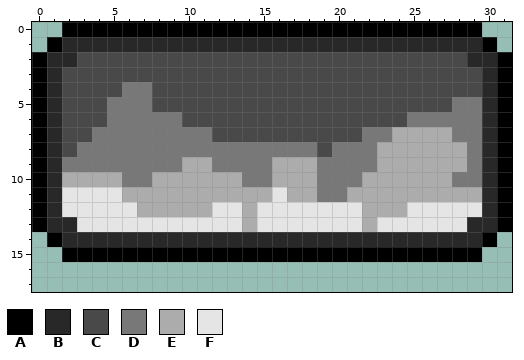
Edited in one commit: pixel-art file (Assets/Arts/GameUI/Canvas_Border_Btn/AllMenuUI/PauseMenu/PausedMenuBorder.aseprite). The picture above is the old version.
300x300 pixels, 1 frame. Colours within 5 levels of each other are drawn and written as one. Shown: x 0..31, y 0..17. The old version is drawn lined up with the new one, on the new canvas.
Palette (. is transparent): A #000000  B #282828  C #494949  D #787878  E #acacac  F #e5e5e5
Pixels before, first column x 0:
 0 ..AAAAAAAAAAAAAAAAAAAAAAAAAAAA..
 1 .ABBBBBBBBBBBBBBBBBBBBBBBBBBBBA.
 2 ABBCCCCCCCCCCCCCCCCCCCCCCCCCCBBA
 3 ABCCCCCCCCCCCCCCCCCCCCCCCCCCCCBA
 4 ABCCCCDDCCCCCCCCCCCCCCCCCCCCCCBA
 5 ABCCCDDDCCCCCCCCCCCCCCCCCCCCDDBA
 6 ABCCCDDDDDCCCCCCCCCCCCCCCDDDDDBA
 7 ABCCDDDDDDDDCCCCCCCCCCDDEEEEDDBA
 8 ABCDDDDDDDDDDDDDDDDCDDDEEEEEEDBA
 9 ABDDDDDDDDEEDDDDEEEDDDDEEEEEEDBA
10 ABEEEEDDEEEEEEDDEEEDDDEEEEEEDDBA
11 ABFFFFEEEEEEEEEEFEEDDEEEEEEEEEBA
12 ABFFFFFEEEEEFFEFFFFFFFEEEFFFFFBA
13 ABBFFFFFFFFFFFEFFFFFFFEFFFFFFBBA
14 .ABBBBBBBBBBBBBBBBBBBBBBBBBBBBA.
15 ..AAAAAAAAAAAAAAAAAAAAAAAAAAAA..
After the commit:
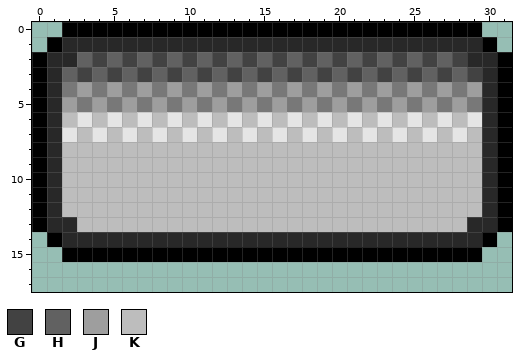
Colours new in this view: G #424242  H #616161  J #9e9e9e  K #bdbdbd
What changed:
canvas 300x300 -> 32x32, the old top-left corner now at -96,-112 (the part of the old canvas that was cut away was empty and is not shown)
Changed rows in their new state; - is an unchanged pixel.
first column x 2:
 2 -HGHGHGHGHGHGHGHGHGHGHGHGHG-
 3 HGHGHGHGHGHGHGHGHGHGHGHGHGHG
 4 DJDJ-JDJDJDJDJDJDJDJDJDJDJDJ
 5 JDJ-J-JDJDJDJDJDJDJDJDJDJDJ-
 6 KFKFKFKFKFKFKFKFKFKFKFKFKFKF
 7 FKFKFKFKFKFKFKFKFKFKFKFKFKFK
 8 KKKKKKKKKKKKKKKKKKKKKKKKKKKK
 9 KKKKKKKKKKKKKKKKKKKKKKKKKKKK
10 KKKKKKKKKKKKKKKKKKKKKKKKKKKK
11 KKKKKKKKKKKKKKKKKKKKKKKKKKKK
12 KKKKKKKKKKKKKKKKKKKKKKKKKKKK
13 -KKKKKKKKKKKKKKKKKKKKKKKKKK-
Boxes around the changes in both pictures, in picture pixels (x1, y1, x2, y2):
changed: (62, 52, 482, 232)
